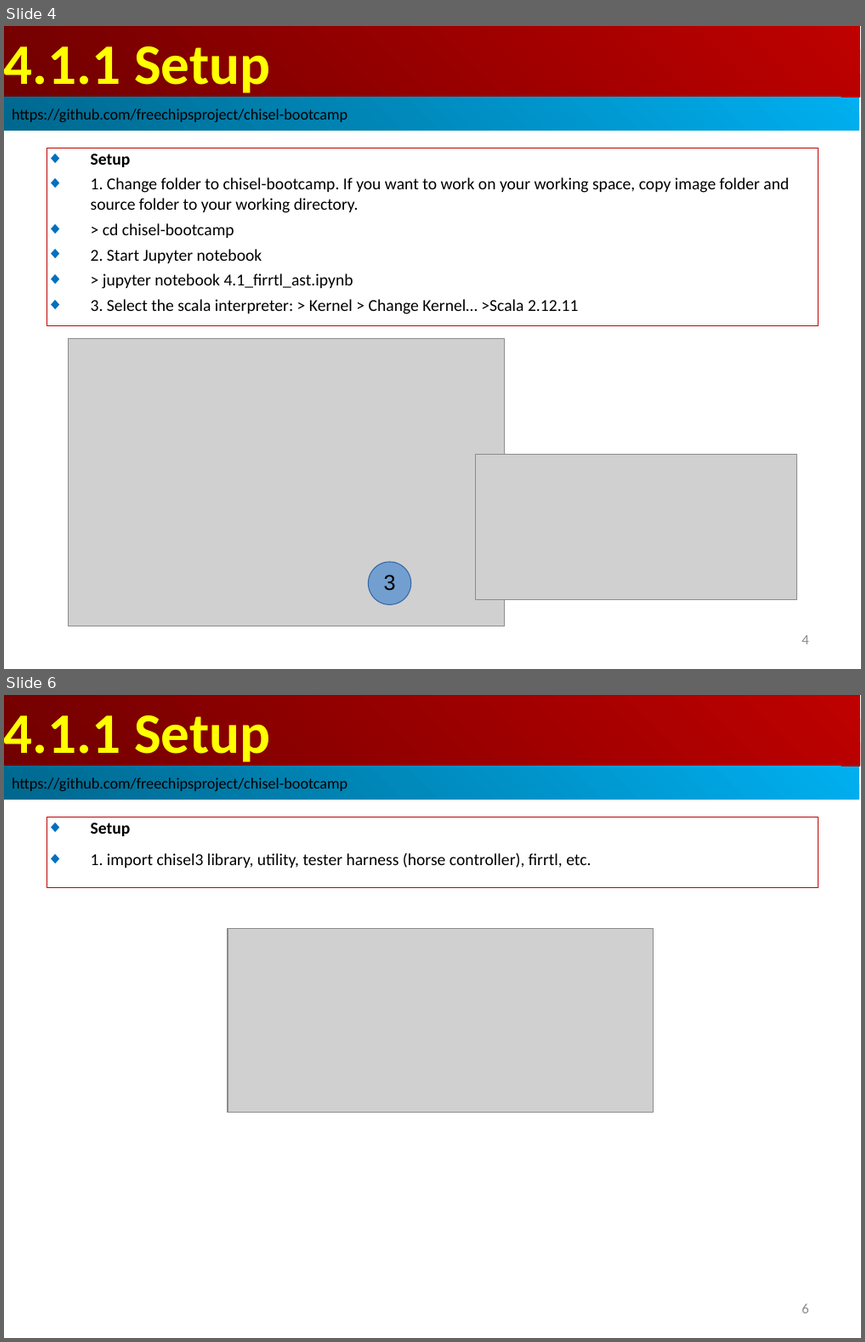
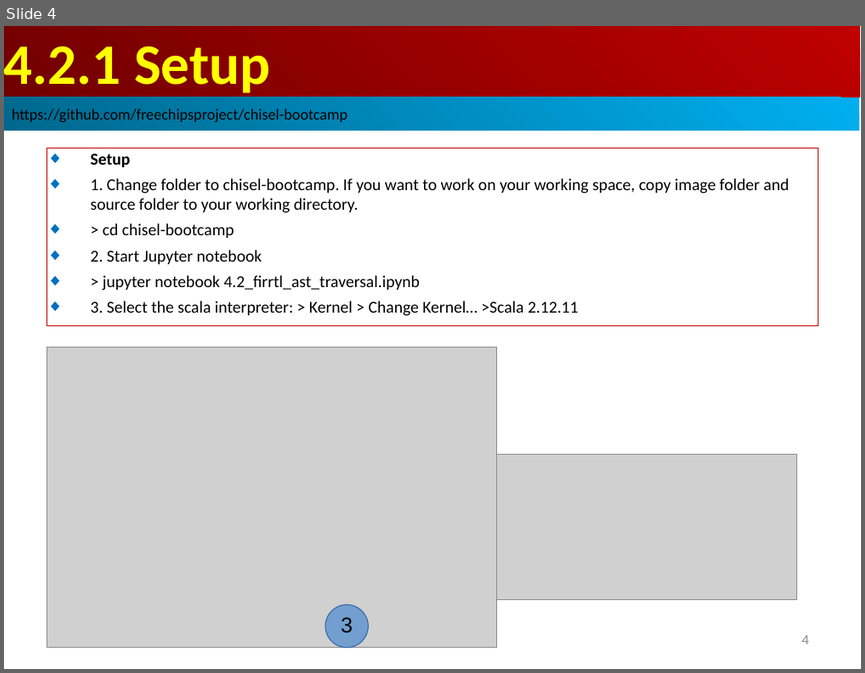
Before and after one commit to peterhchen/AIU_CS800_Chisel, a slide deck: 300_UCB_BC/004.2_Traverse_AST/000_Video/004.2_Traverse_AST.ppt. Shown one above the other, each under a label of ours: slides 4 and 6 before the commit, slide 4 after it; the slides between them are not shown. The pictures are 865x1342 and 865x673 pixels, drawn with LibreOffice and Linux fonts; fonts in the diff are those of the drawing; grey boxes stand for pictures. Boxes give left, top, right and bottom in pixels: in the first picture for what was removed or moved away, otherwise in the second. Text is boxed around its words. In the diff, an @@ line names an element or a change of style, - is before the commit and + after.

```diff
--- a/300_UCB_BC/004.2_Traverse_AST/000_Video/004.2_Traverse_AST.ppt
+++ b/300_UCB_BC/004.2_Traverse_AST/000_Video/004.2_Traverse_AST.ppt
@@ slide 6 removed at [4,695,861,1338], background #FFFFFF @@
@@ rectangle removed at [4,695,860,766] @@
-4.1.1 Setup
@@ rectangle removed at [4,766,859,800] @@
-https://github.com/freechipsproject/chisel-bootcamp
@@ rectangle removed at [46,817,818,888] @@
-◆ Setup
-◆ 1. import chisel3 library, utility, tester harness (horse controller), firrtl, etc.
@@ picture removed at [228,928,653,1112] @@
@@ page number removed at [801,1304,808,1313] @@
-6
@@ slide 4 changed as well @@
@@ text in rectangle at [4,46,270,98]: text changed @@
-4.1.1 Setup
+4.2.1 Setup
@@ text in rectangle at [103,275,420,290]: text changed @@
-◆ > jupyter notebook 4.1_firrtl_ast.ipynb
+◆ > jupyter notebook 4.2_firrtl_ast_traversal.ipynb
@@ picture: place and size @@
-picture at [69,339,505,626]
+picture at [46,346,497,647]
@@ ellipse "3": place and size @@
-ellipse "3" at [368,562,411,604]
+ellipse "3" at [325,604,368,647]
```
Also in this commit, not shown: 2 other slides changed, 10 slides added, 1 other slide removed.
